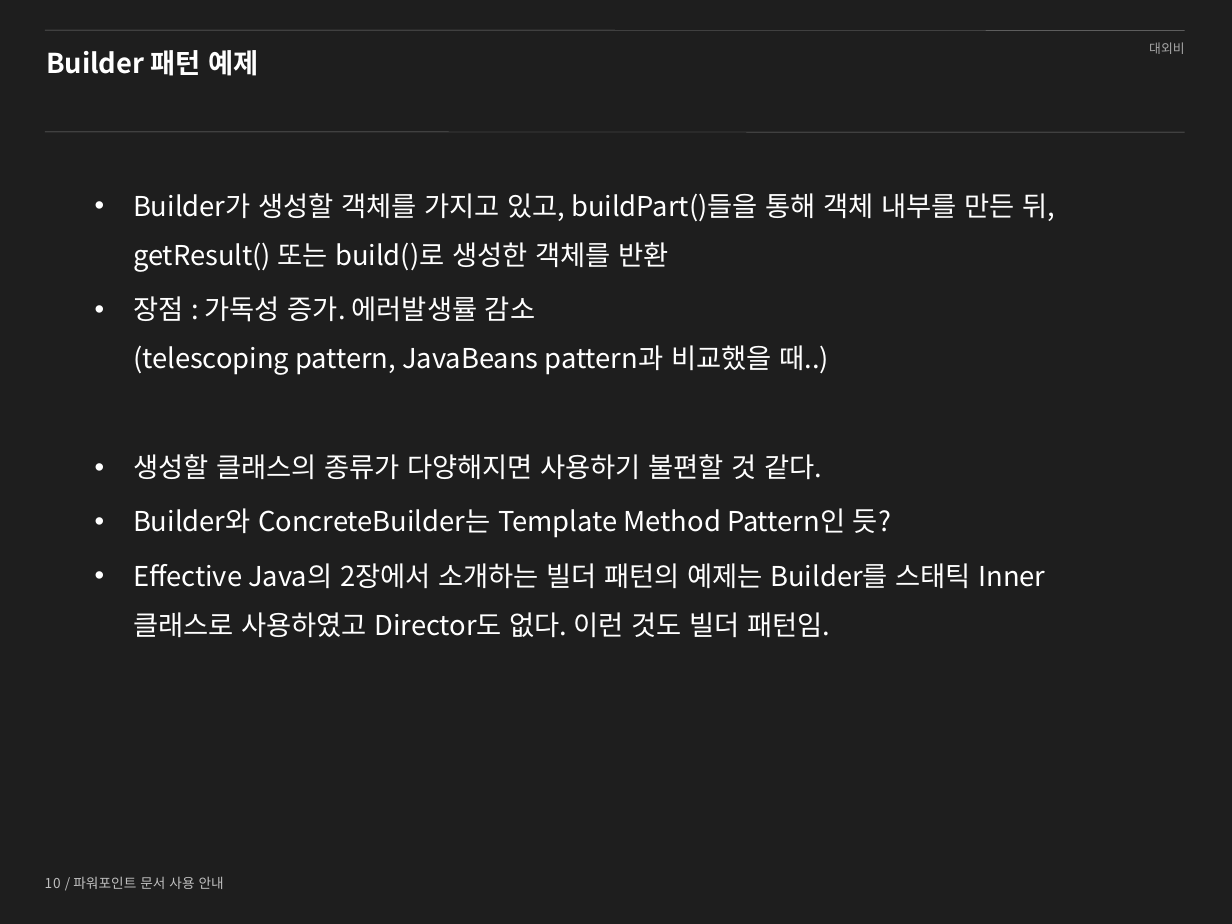
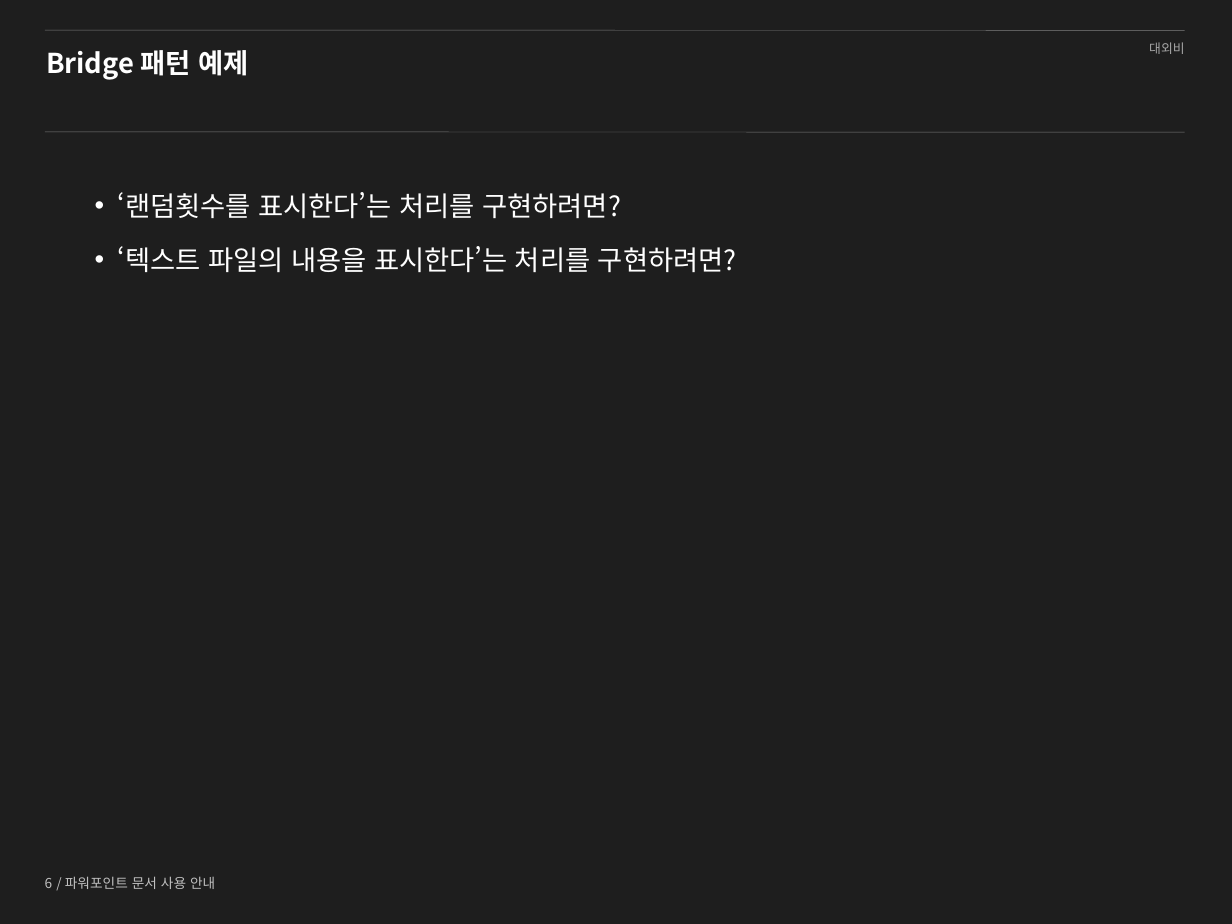
Before and after one commit to shyr/designpattern, a slide deck: slide 6 of src/_ppt/ch9.pptx (slide 10 before the commit). Drawn at 1232x924 pixels with LibreOffice and Linux fonts; fonts in the diff are those of the drawing; background and template pictures are left out. Boxes give left, top, right and bottom in pixels: in the first picture for what was removed or moved away, otherwise in the second. Text is boxed around its words. In the diff, an @@ line names an element or a change of style, - is before the commit and + after.

```diff
--- a/src/_ppt/ch9.pptx
+++ b/src/_ppt/ch9.pptx
@@ title at (46,50,248,80): text changed @@
-Builder 패턴 예제
+Bridge 패턴 예제
@@ text at (118,192,737,272): text changed @@
-• Builder가 생성할 객체를 가지고 있고, buildPart()들을 통해 객체 내부를 만든 뒤, getResult() 또는 build()로 생성한 객체를 반환
-• 장점 : 가독성 증가. 에러발생률 감소
-  (telescoping pattern, JavaBeans pattern과 비교했을 때..)
-• 생성할 클래스의 종류가 다양해지면 사용하기 불편할 것 같다.
-• Builder와 ConcreteBuilder는 Template Method Pattern인 듯?
-• Effective Java의 2장에서 소개하는 빌더 패턴의 예제는 Builder를 스태틱 Inner클래스로 사용하였고 Director도 없다. 이런 것도 빌더 패턴임.
+• ‘랜덤횟수를 표시한다’는 처리를 구현하려면?
+• ‘텍스트 파일의 내용을 표시한다’는 처리를 구현하려면?
@@ text at (45,876,215,889): text changed @@
-10 / 파워포인트 문서 사용 안내
+6 / 파워포인트 문서 사용 안내
```
Also in this commit, not shown: 1 other slide changed, 2 slides added, 5 slides removed, 6 other files.
